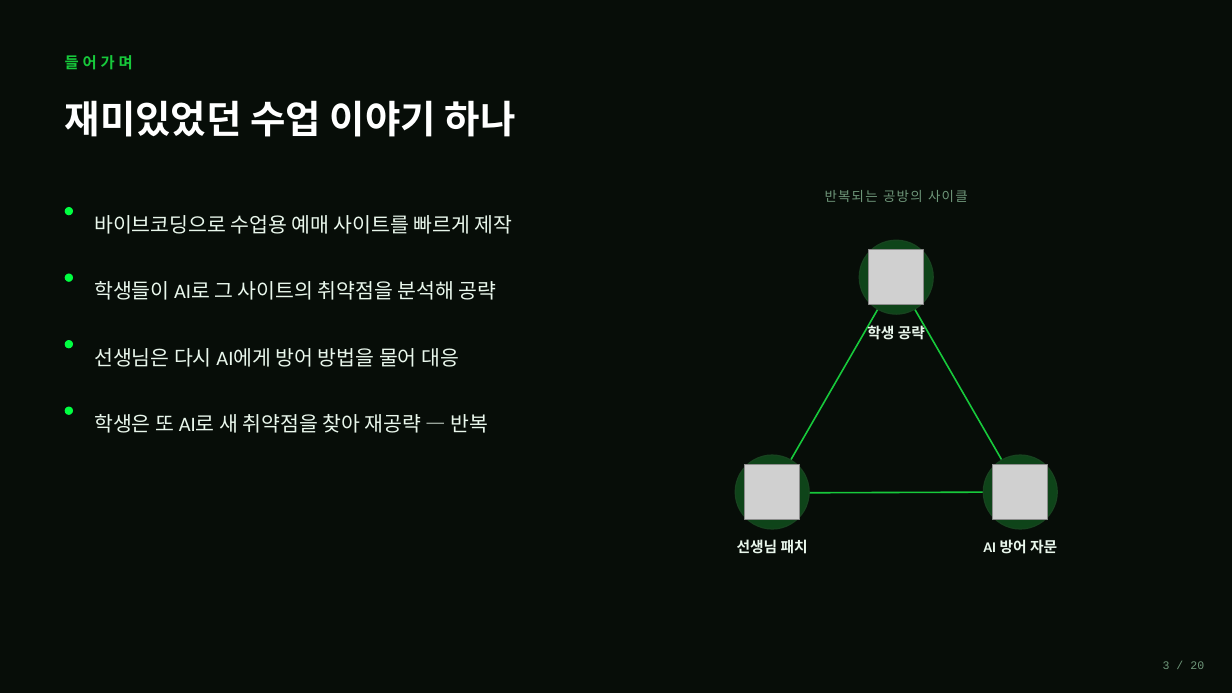
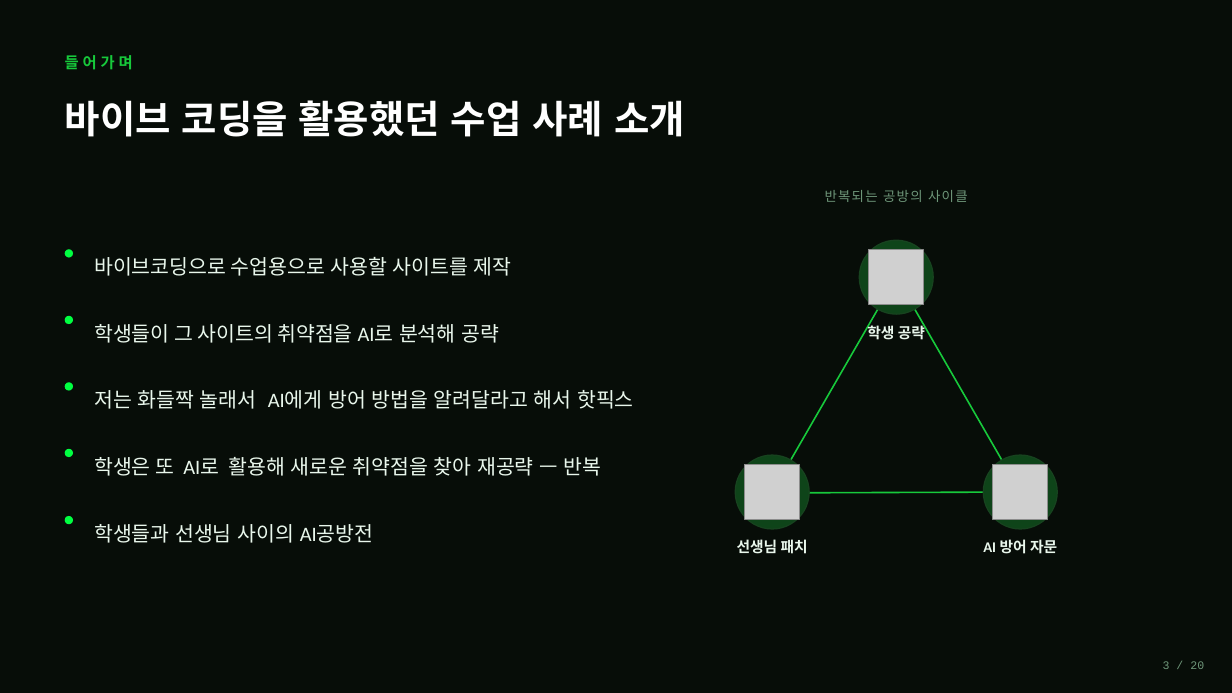
Before and after one commit to shk-cell/Macro_Classroom, a slide deck: slide 3 of 가르치지않아도배운다_발표_v2.pptx. Drawn at 1232x693 pixels with LibreOffice and Linux fonts; fonts in the diff are those of the drawing; grey boxes stand for pictures. Boxes give left, top, right and bottom in pixels: in the first picture for what was removed or moved away, otherwise in the second. Text is boxed around its words. In the diff, an @@ line names an element or a change of style, - is before the commit and + after.

Commit message:
피피티 업데이트

```diff
--- a/가르치지않아도배운다_발표_v2.pptx
+++ b/가르치지않아도배운다_발표_v2.pptx
@@ text at bbox=[65, 100, 685, 137]: text changed @@
-재미있었던 수업 이야기 하나
+바이브 코딩을 활용했던 수업 사례 소개
@@ ellipse: place and size @@
-ellipse at bbox=[65, 207, 73, 215]
+ellipse at bbox=[65, 250, 73, 258]
@@ text at bbox=[94, 257, 512, 276]: text changed @@
-바이브코딩으로 수업용 예매 사이트를 빠르게 제작
+바이브코딩으로 수업용으로 사용할 사이트를 제작
@@ ellipse: place and size @@
-ellipse at bbox=[65, 274, 73, 282]
+ellipse at bbox=[65, 316, 73, 324]
@@ text at bbox=[94, 324, 499, 343]: text changed @@
-학생들이 AI로 그 사이트의 취약점을 분석해 공략
+학생들이 그 사이트의 취약점을 AI로 분석해 공략
@@ ellipse: place and size @@
-ellipse at bbox=[65, 340, 73, 348]
+ellipse at bbox=[65, 383, 73, 391]
@@ text at bbox=[94, 390, 634, 409]: text changed @@
-선생님은 다시 AI에게 방어 방법을 물어 대응
+저는 화들짝 놀래서 AI에게 방어 방법을 알려달라고 해서 핫픽스
@@ ellipse: place and size @@
-ellipse at bbox=[65, 407, 73, 415]
+ellipse at bbox=[65, 449, 73, 457]
@@ text at bbox=[94, 457, 602, 476]: text changed @@
-학생은 또 AI로 새 취약점을 찾아 재공략 — 반복
+학생은 또 AI로 활용해 새로운 취약점을 찾아 재공략 — 반복
@@ ellipse added at bbox=[65, 516, 73, 524], fill #00FF41 @@
@@ text added at bbox=[94, 524, 374, 543], 16 pt, text #E9F7EC @@
+학생들과 선생님 사이의 AI공방전
```
Also in this commit, not shown: 2 other slides changed, 1 slide added, 1 other file.
